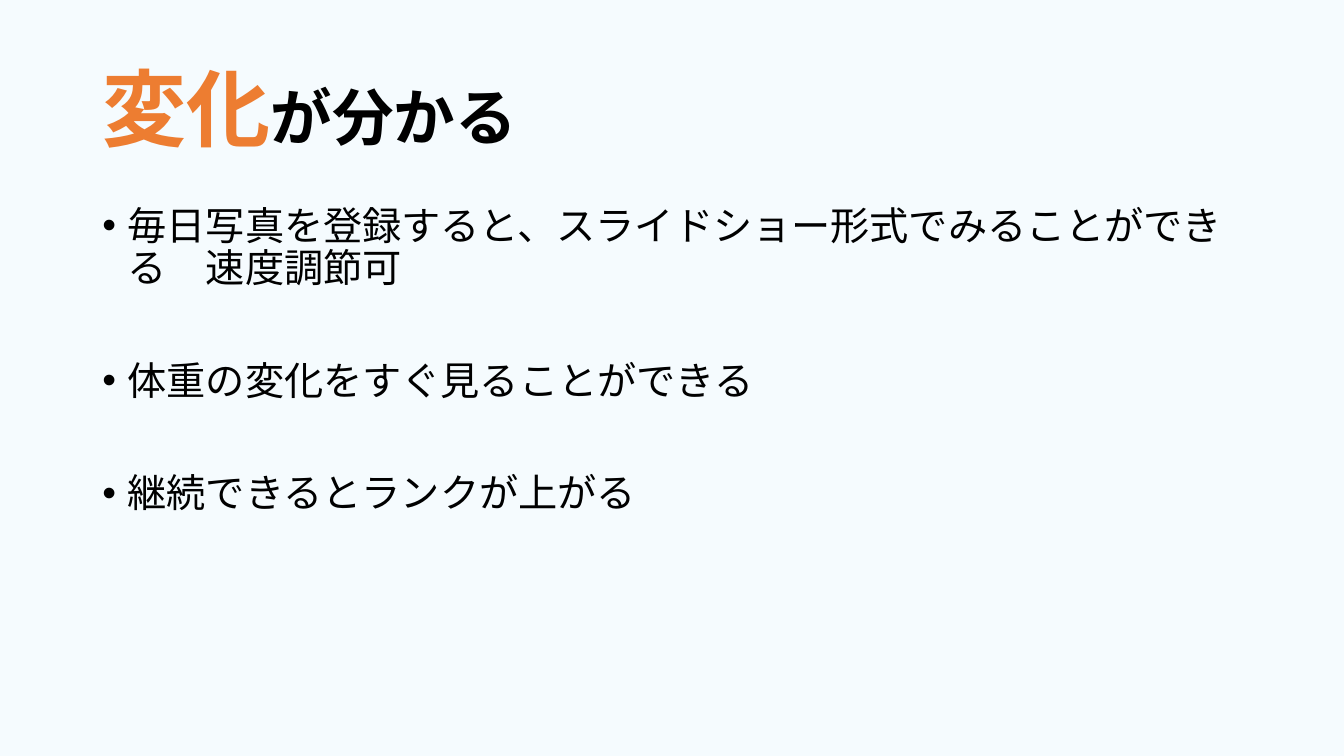
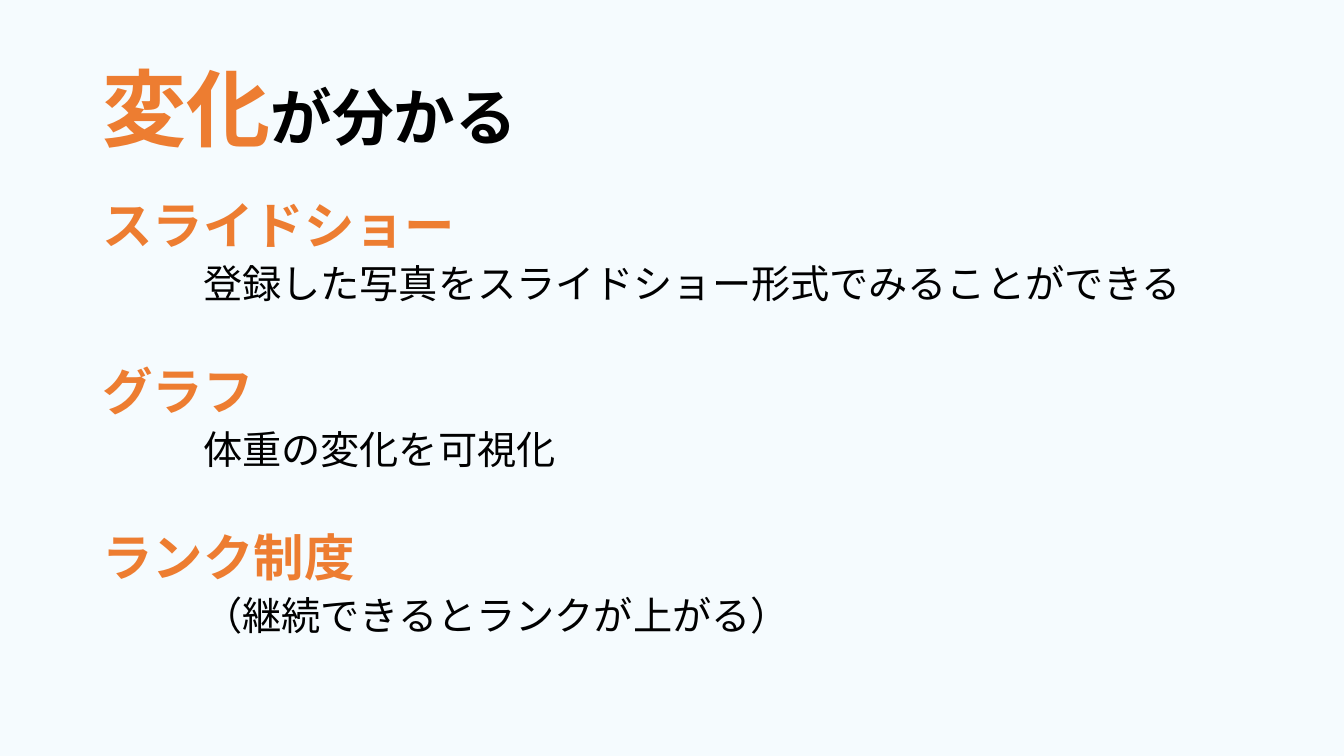
Before and after one commit to dojo2023/E-4, a slide deck: slide 13 of 共有用フォルダー/成果発表.pptx. Drawn at 1344x756 pixels with LibreOffice and Linux fonts; fonts in the diff are those of the drawing. Boxes give left, top, right and bottom in pixels: in the first picture for what was removed or moved away, otherwise in the second. Text is boxed around its words. In the diff, an @@ line names an element or a change of style, - is before the commit and + after.

```diff
--- a/共有用フォルダー/成果発表.pptx
+++ b/共有用フォルダー/成果発表.pptx
@@ text at <box>102,203,1181,634</box>: text changed @@
-• 毎日写真を登録すると、スライドショー形式でみることができる 速度調節可
-• 体重の変化をすぐ見ることができる
-• 継続できるとランクが上がる
+スライドショー
+登録した写真をスライドショー形式でみることができる
+グラフ
+体重の変化を可視化
+ランク制度
+（継続できるとランクが上がる）
```
Also in this commit, not shown: 6 other slides changed, 1 slide removed.
